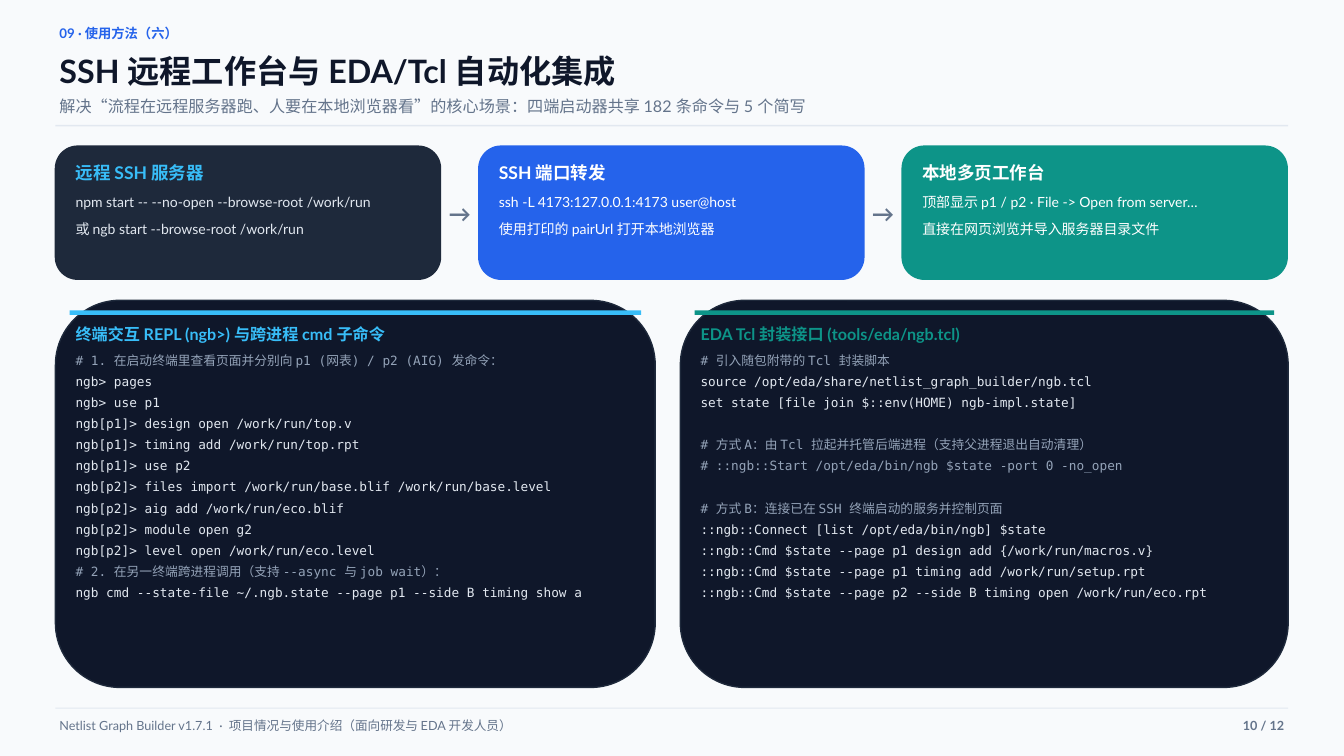
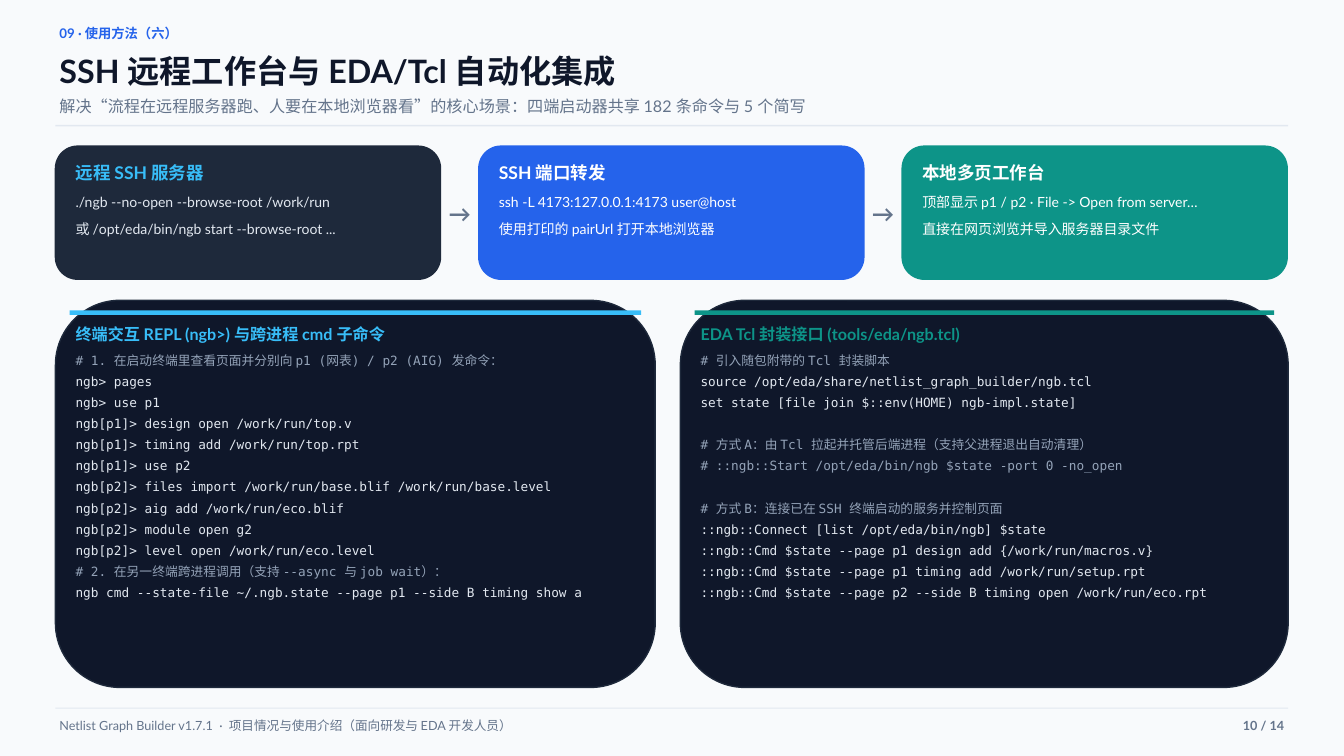
Before and after one commit to 11234201/NetlistGraphBuilder, a slide deck: slide 10 of docs/PROJECT_INTRO.pptx. Drawn at 1344x756 pixels with LibreOffice and Linux fonts; fonts in the diff are those of the drawing. Boxes give left, top, right and bottom in pixels: in the first picture for what was removed or moved away, otherwise in the second. Text is boxed around its words. In the diff, an @@ line names an element or a change of style, - is before the commit and + after.

```diff
--- a/docs/PROJECT_INTRO.pptx
+++ b/docs/PROJECT_INTRO.pptx
@@ text at [76, 196, 330, 237]: text changed @@
-npm start -- --no-open --browse-root /work/run
-或 ngb start --browse-root /work/run
+./ngb --no-open --browse-root /work/run
+或 /opt/eda/bin/ngb start --browse-root ...
@@ text at [1243, 721, 1285, 730]: text changed @@
-10 / 12
+10 / 14
```
Also in this commit, not shown: 11 other slides changed, 2 slides added, 5 other files.
